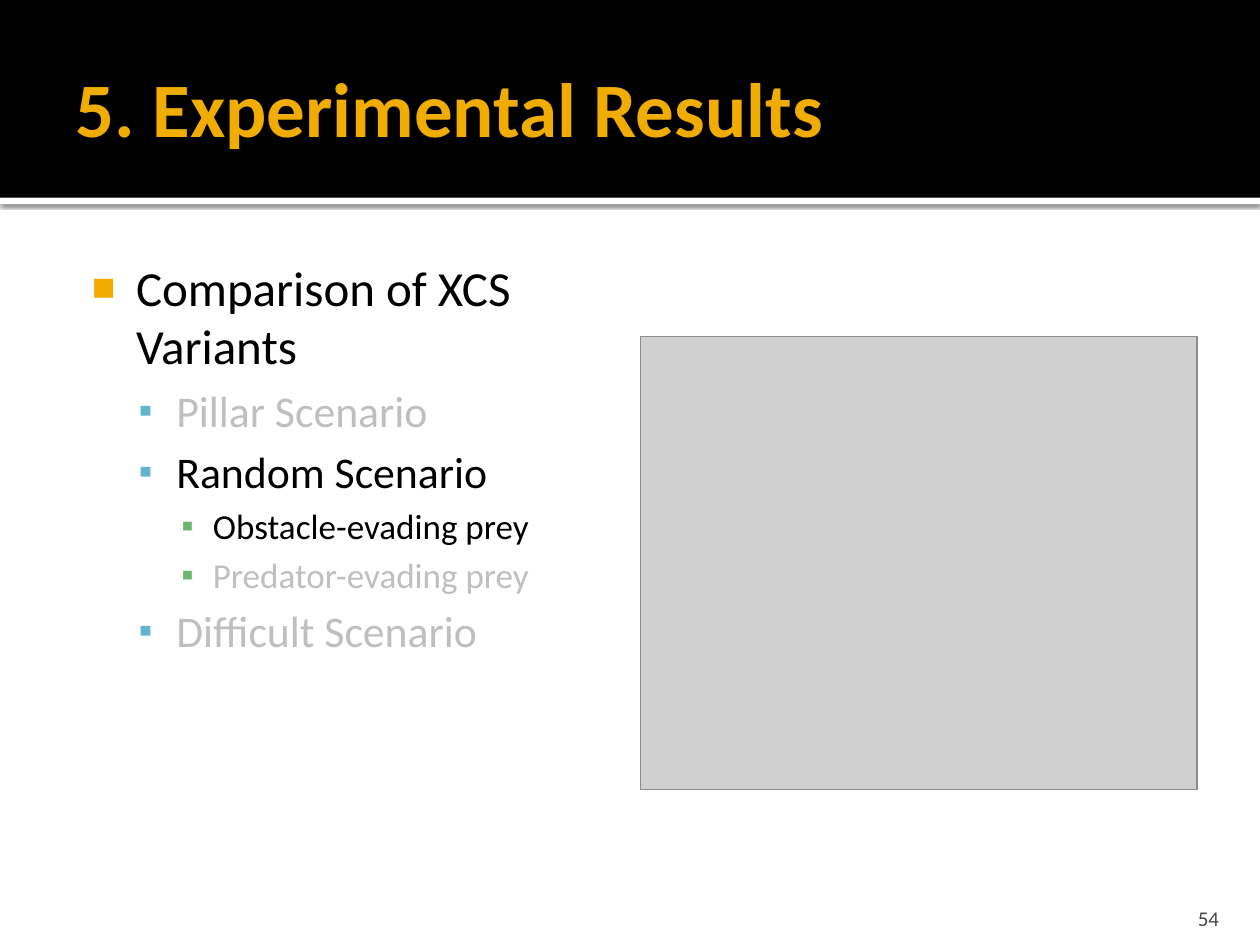
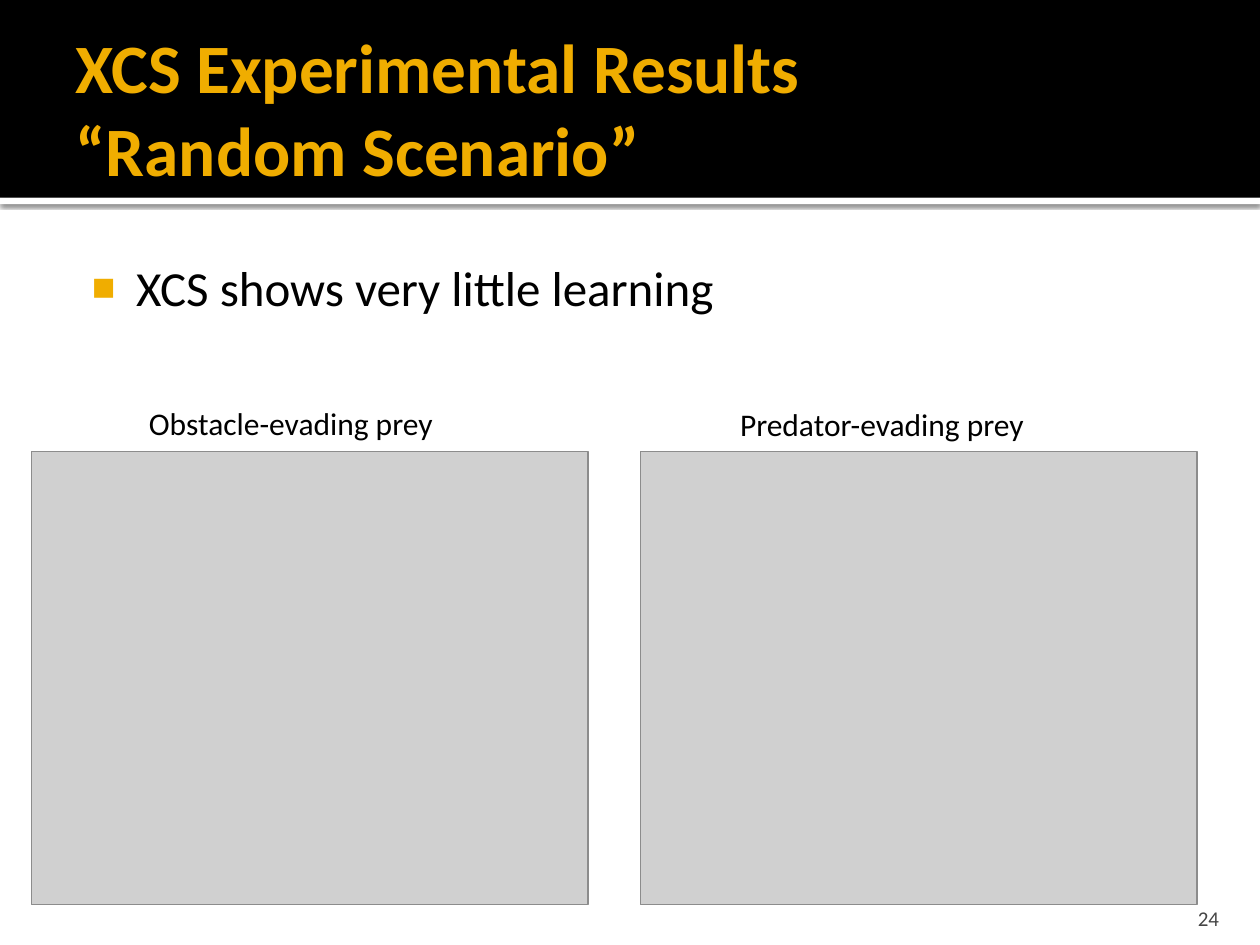
Before and after one commit to ClemensLode/GECCO-XCS-paper, a slide deck: slide 24 of Presentation/Adaption of XCS to Multi-Learner Predator.pptx (slide 54 before the commit). Drawn at 1260x945 pixels with LibreOffice and Linux fonts; fonts in the diff are those of the drawing; grey boxes stand for pictures. Boxes give left, top, right and bottom in pixels: in the first picture for what was removed or moved away, otherwise in the second. Text is boxed around its words. In the diff, an @@ line names an element or a change of style, - is before the commit and + after.

```diff
--- a/Presentation/Adaption of XCS to Multi-Learner Predator.pptx
+++ b/Presentation/Adaption of XCS to Multi-Learner Predator.pptx
@@ title at (76, 44, 799, 177): text changed; size 44 to 39.6 pt @@
-5. Experimental Results
+XCS Experimental Results
+“Random Scenario”
@@ text removed at (136, 272, 529, 647) @@
-■ Comparison of XCS Variants
-  ▪ Pillar Scenario
-  ▪ Random Scenario
-    ▪ Obstacle-evading prey
-    ▪ Predator-evading prey
-  ▪ Difficult Scenario
@@ text added at (136, 272, 714, 315), 28 pt, text #000000 @@
+■ XCS shows very little learning
@@ text added at (149, 413, 433, 441), 18 pt, text #000000 @@
+Obstacle-evading prey
@@ text added at (740, 414, 1024, 442), 18 pt, text #000000 @@
+Predator-evading prey
@@ picture: place and size @@
-picture at (640, 336, 1197, 790)
+picture at (32, 451, 588, 905)
@@ picture added at (640, 451, 1197, 905) @@
@@ page number at (1198, 912, 1219, 926): text changed @@
-54
+24
```
Also in this commit, not shown: 18 other slides changed, 7 slides added, 34 slides removed, 1 other file.
